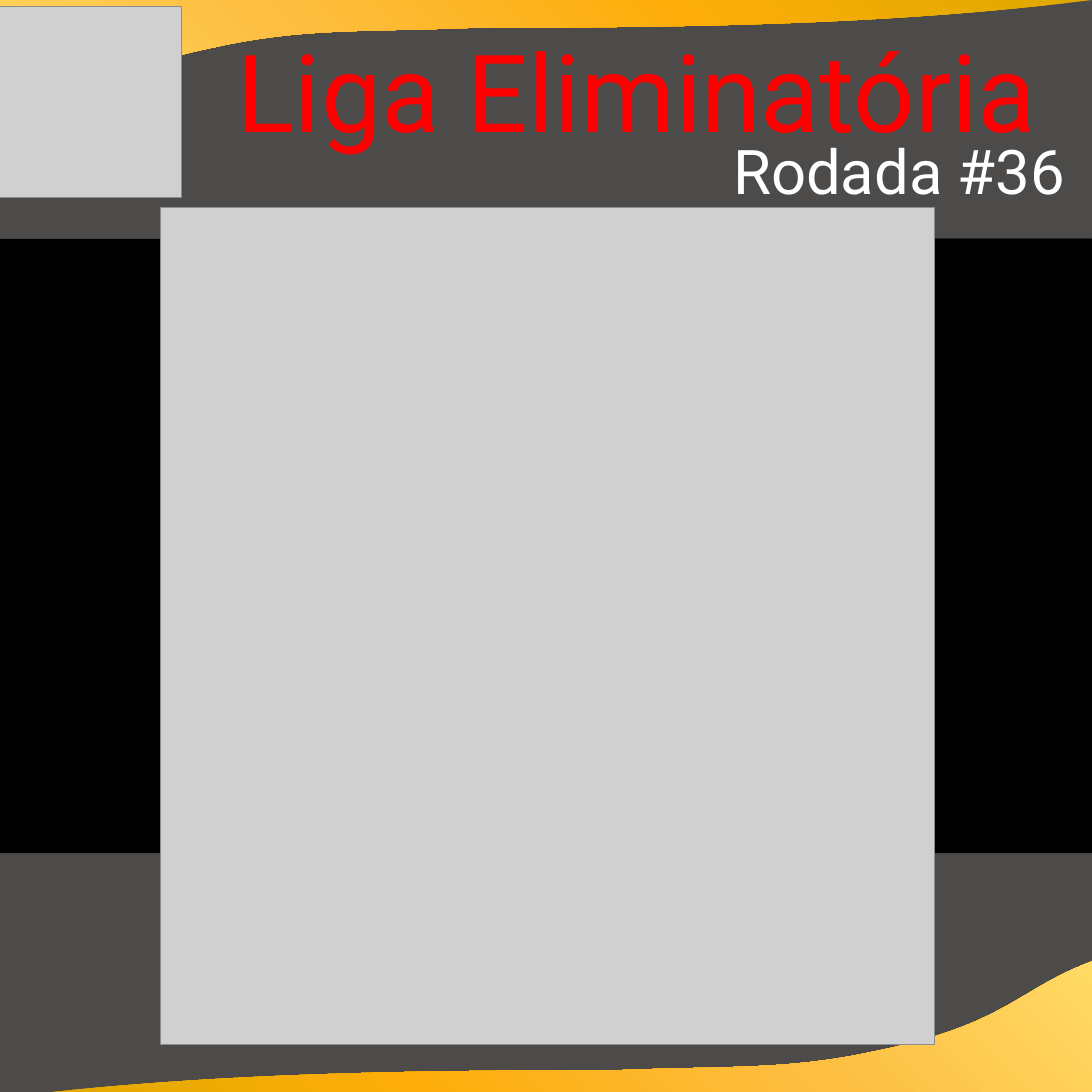
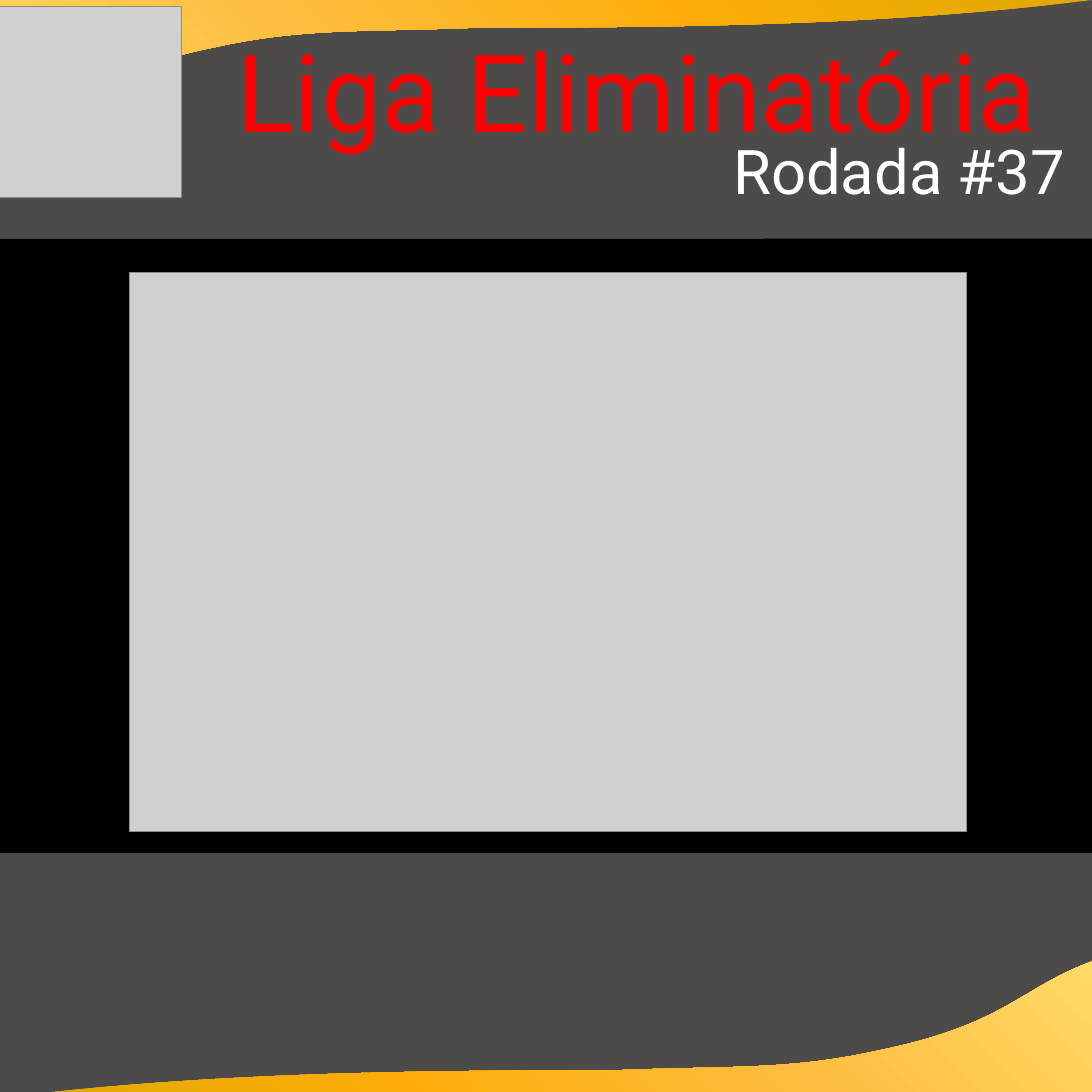
Before and after one commit to cknakayama/automacao_ligaroletarussa2021, a slide deck: slide 9 of Informativos.pptx. Drawn at 1092x1092 pixels with LibreOffice and Linux fonts; fonts in the diff are those of the drawing; grey boxes stand for pictures; background and template pictures are left out. Boxes give left, top, right and bottom in pixels: in the first picture for what was removed or moved away, otherwise in the second. Text is boxed around its words. In the diff, an @@ line names an element or a change of style, - is before the commit and + after.

Commit message:
rodada37

```diff
--- a/Informativos.pptx
+++ b/Informativos.pptx
@@ text at (733,148,1065,195): text changed @@
-Rodada #36
+Rodada #37
@@ picture: place and size @@
-picture at (161,207,934,1045)
+picture at (129,273,967,832)
```
Also in this commit, not shown: 3 other slides changed, 3 other files.
